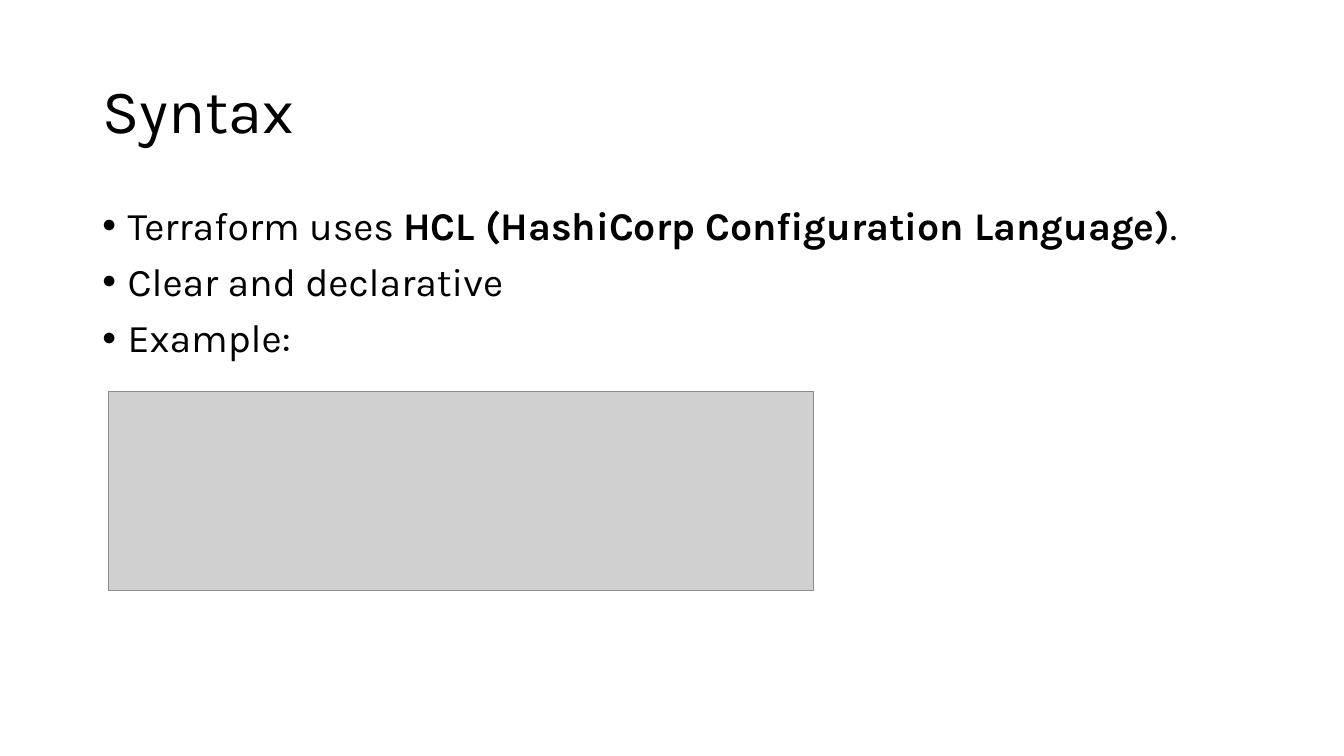
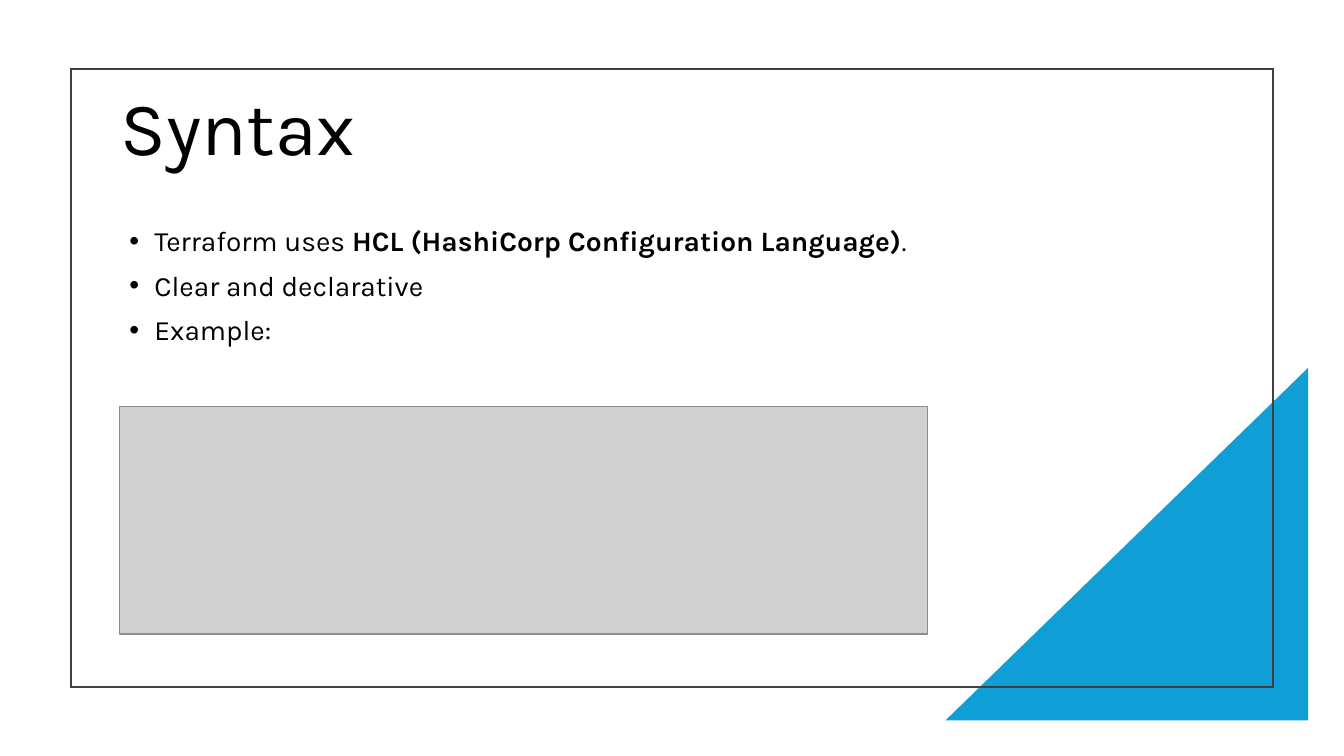
Before and after one commit to sebivenlo/esd-2024-terraform, a slide deck: slide 5 of Presentation/Terraform.pptx. Drawn at 1344x756 pixels with LibreOffice and Linux fonts; fonts in the diff are those of the drawing; grey boxes stand for pictures. Boxes give left, top, right and bottom in pixels: in the first picture for what was removed or moved away, otherwise in the second. Text is boxed around its words. In the diff, an @@ line names an element or a change of style, - is before the commit and + after.

```diff
--- a/Presentation/Terraform.pptx
+++ b/Presentation/Terraform.pptx
@@ rectangle added at bbox=[71, 69, 1273, 687], outline #404040 1.5 pt @@
@@ title "Syntax": place and size @@
-title "Syntax" at bbox=[102, 93, 293, 148]
+title "Syntax" at bbox=[121, 106, 356, 174]
@@ title "Syntax" at bbox=[121, 106, 356, 174]: size 44 to 54 pt @@
@@ text "Terraform uses HCL (HashiCorp Configuration ...": place and size @@
-text "Terraform uses HCL (HashiCorp Configuration ..." at bbox=[128, 210, 1177, 362]
+text "Terraform uses HCL (HashiCorp Configuration ..." at bbox=[154, 230, 907, 347]
@@ text "Terraform uses HCL (HashiCorp Configuration ..." at bbox=[154, 230, 907, 347]: size 28 to 20 pt @@
@@ right triangle added at bbox=[946, 368, 1309, 721], fill #0F9ED5 @@
@@ picture: place and size @@
-picture at bbox=[109, 392, 814, 591]
+picture at bbox=[119, 406, 928, 634]
```
Also in this commit, not shown: 17 other slides changed, 2 slides added, 2 slides removed.
